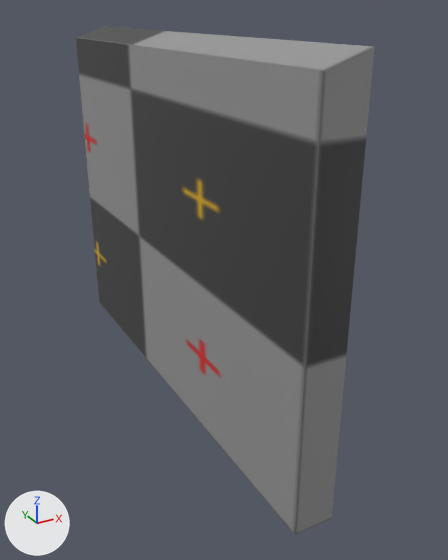
A saved change to the FBX model Assets/Graphics/Models/double_door.fbx.
One viewpoint serves both versions: a camera (50 mm lens) standing at (-4.19, 8.53, 3.17) and looking at (-1.92, 12.66, 1.11). Arrows for +X, +Y and +Z are at lower left; the lights stay in place. The picture after the commit comes second. Where no turn or scale is listed for an object, it has been applied to the vertices.

In view in the first picture: 'double_door'.
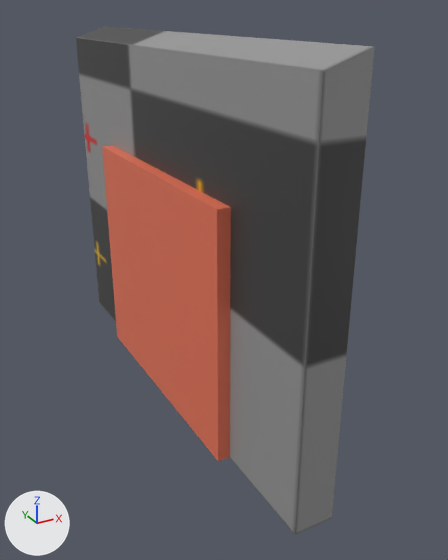
What the commit changed:
me_cube_011 is used by ob_double_door; location (-2.0, 13.0, 0.0).
Verts and faces of me_cube_011; kept vertices keep their numbers, new ones are numbered from 20.
Before the commit, vertices of me_cube_011: 10 (0.0, 1.12, 0.0), 11 (0.0, -1.12, 0.0), 16 (0.0, 1.12, 2.0), 17 (0.0, -1.12, 2.0).
me_cube_011 had 20 vertices, 11 faces and spanned x -0.3..0.04, y -2.0..2.0, z 0.0..3.0.
me_cube_011 now has 20 vertices, 12 faces and spans x -0.4..0.04, y -2.0..2.0, z 0.0..3.0.
Part 1, on me_cube_011:
Vertices 10, 11, 16, 17 move by (-0.4, 0.0, 0.0).
New faces: (10, 11, 17, 16) (mat_secondary (red #e77458)).

Boxes [x1, y1, x2, y2] around the edits, measured in the pictures (448 x 560 px):
part 1 of me_cube_011, built on (red): after [102, 145, 231, 461]
